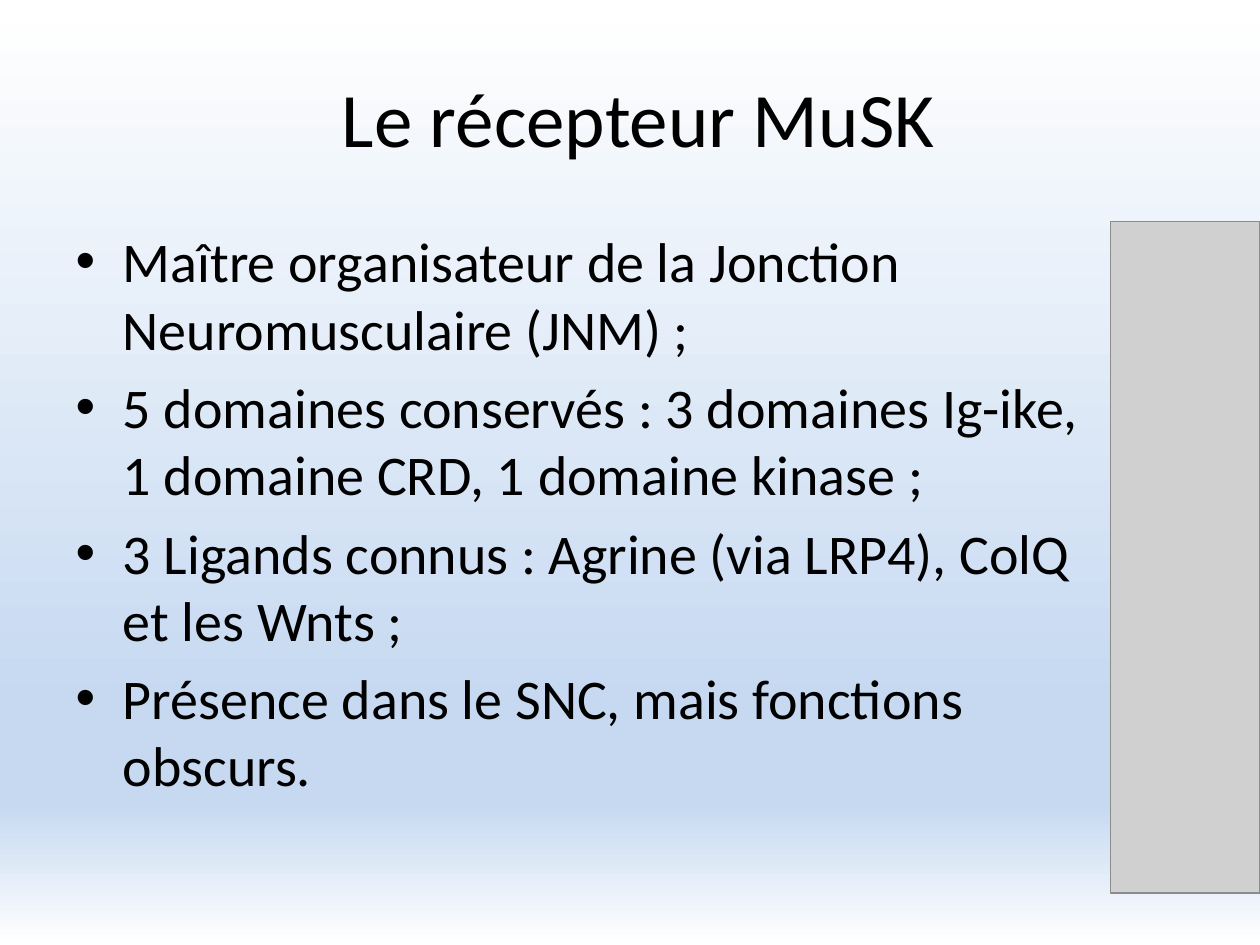
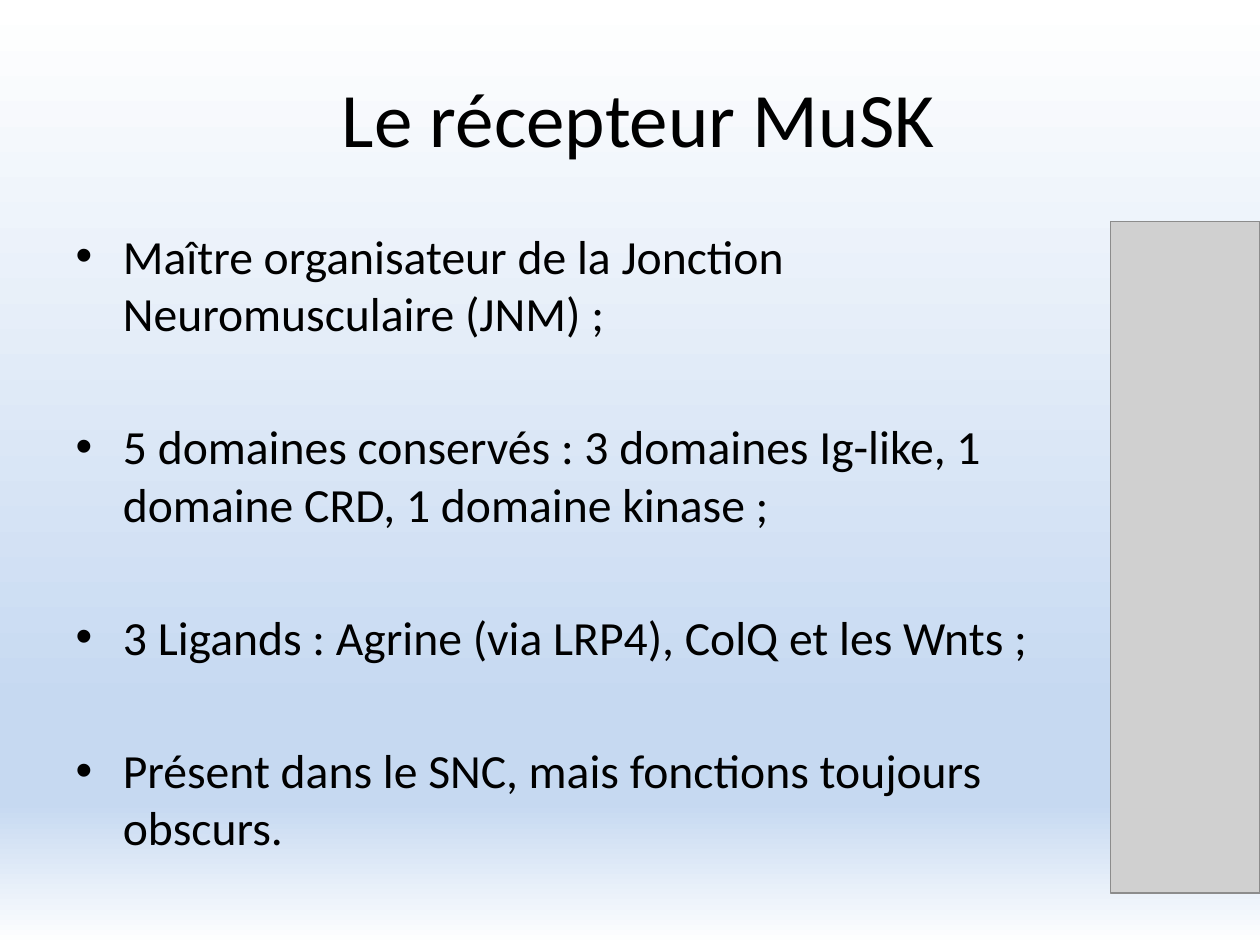
Before and after one commit to FlorentKl/rapport-m2, a slide deck: slide 2 of Présentation Oral.pptx. Drawn at 1260x945 pixels with LibreOffice and Linux fonts; fonts in the diff are those of the drawing; grey boxes stand for pictures. Boxes give left, top, right and bottom in pixels: in the first picture for what was removed or moved away, otherwise in the second. Text is boxed around its words. In the diff, an @@ line names an element or a change of style, - is before the commit and + after.

```diff
--- a/Présentation Oral.pptx
+++ b/Présentation Oral.pptx
@@ text at (123,241,784,338): size 32 to 27.2 pt in "Maître organisateur de la Jonction Neuromusculaire (JNM) ..." @@
@@ text at (123,431,1003,846): text changed; size 32 to 27.2 pt @@
-• 5 domaines conservés : 3 domaines Ig-ike, 1 domaine CRD, 1 domaine kinase ;
-• 3 Ligands connus : Agrine (via LRP4), ColQ et les Wnts ;
-• Présence dans le SNC, mais fonctions obscurs.
+• 5 domaines conservés : 3 domaines Ig-like, 1 domaine CRD, 1 domaine kinase ;
+• 3 Ligands : Agrine (via LRP4), ColQ et les Wnts ;
+• Présent dans le SNC, mais fonctions toujours obscurs.
```
Also in this commit, not shown: 9 other slides changed.
